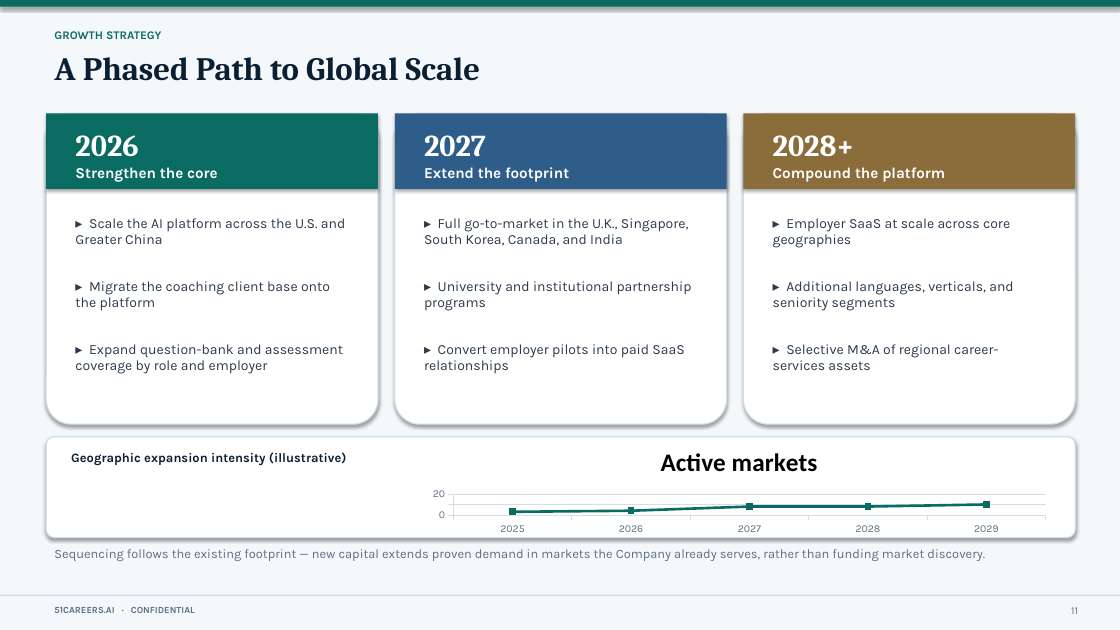
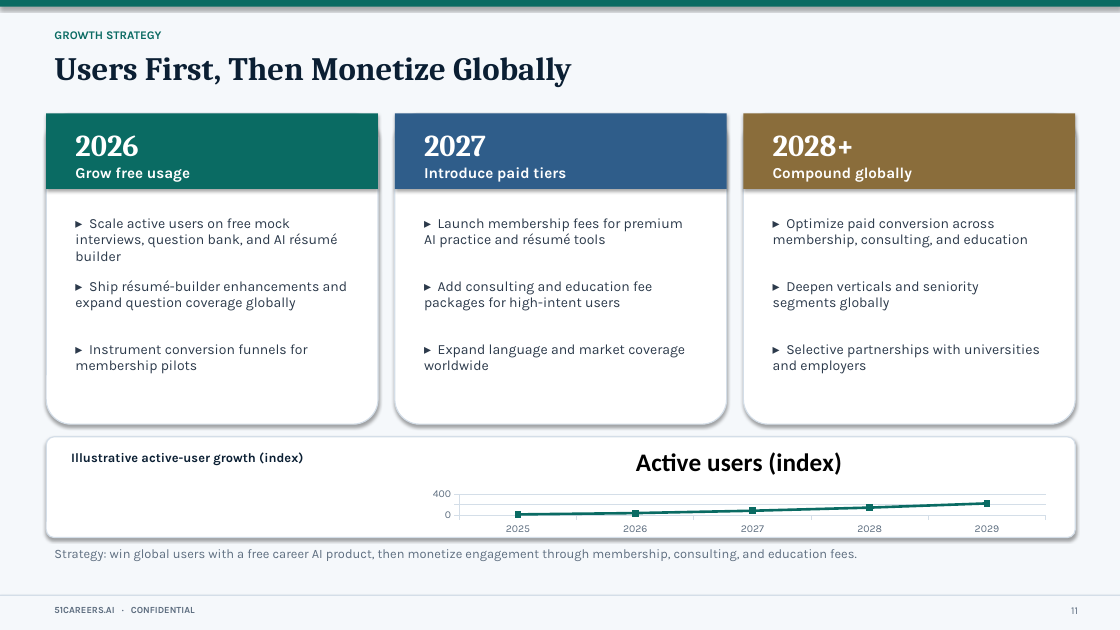
Before and after one commit to anthonyleedu/anthonyleedu, a slide deck: slide 11 of 51Careers_AI_Investor_Presentation.pptx. Drawn at 1120x630 pixels with LibreOffice and Linux fonts; fonts in the diff are those of the drawing. Boxes give left, top, right and bottom in pixels: in the first picture for what was removed or moved away, otherwise in the second. Text is boxed around its words. In the diff, an @@ line names an element or a change of style, - is before the commit and + after.

```diff
--- a/51Careers_AI_Investor_Presentation.pptx
+++ b/51Careers_AI_Investor_Presentation.pptx
@@ text at [54, 57, 572, 87]: text changed @@
-A Phased Path to Global Scale
+Users First, Then Monetize Globally
@@ text at [75, 167, 190, 182]: text changed @@
-Strengthen the core
+Grow free usage
@@ text at [424, 167, 566, 182]: text changed @@
-Extend the footprint
+Introduce paid tiers
@@ text at [773, 167, 912, 182]: text changed @@
-Compound the platform
+Compound globally
@@ text at [75, 218, 337, 261]: text changed @@
-▸ Scale the AI platform across the U.S. and Greater China
+▸ Scale active users on free mock interviews, question bank, and AI résumé builder
@@ text at [424, 218, 683, 248]: text changed @@
-▸ Full go-to-market in the U.K., Singapore, South Korea, Canada, and India
+▸ Launch membership fees for premium AI practice and résumé tools
@@ text at [773, 218, 1028, 248]: text changed @@
-▸ Employer SaaS at scale across core geographies
+▸ Optimize paid conversion across membership, consulting, and education
@@ text at [75, 280, 347, 311]: text changed @@
-▸ Migrate the coaching client base onto the platform
+▸ Ship résumé-builder enhancements and expand question coverage globally
@@ text at [424, 281, 652, 311]: text changed @@
-▸ University and institutional partnership programs
+▸ Add consulting and education fee packages for high-intent users
@@ text at [773, 281, 979, 311]: text changed @@
-▸ Additional languages, verticals, and seniority segments
+▸ Deepen verticals and seniority segments globally
@@ text at [75, 344, 307, 374]: text changed @@
-▸ Expand question-bank and assessment coverage by role and employer
+▸ Instrument conversion funnels for membership pilots
@@ text at [424, 344, 685, 370]: text changed @@
-▸ Convert employer pilots into paid SaaS relationships
+▸ Expand language and market coverage worldwide
@@ text at [773, 344, 1040, 374]: text changed @@
-▸ Selective M&A of regional career-services assets
+▸ Selective partnerships with universities and employers
@@ line chart at [420, 433, 1059, 538] @@
@@ title "Active markets" to "Active users (index)" @@
-Active markets: 3, 4, 8, 8, 10
+Active users (index): 10, 35, 80, 140, 220
@@ text at [71, 452, 303, 466]: text changed @@
-Geographic expansion intensity (illustrative)
+Illustrative active-user growth (index)
@@ text at [54, 549, 857, 561]: text changed @@
-Sequencing follows the existing footprint — new capital extends proven demand in markets the Company already serves, rather than funding market discovery.
+Strategy: win global users with a free career AI product, then monetize engagement through membership, consulting, and education fees.
```
Also in this commit, not shown: 11 other slides changed, 1 slide added, 1 slide removed, 1 other file.
